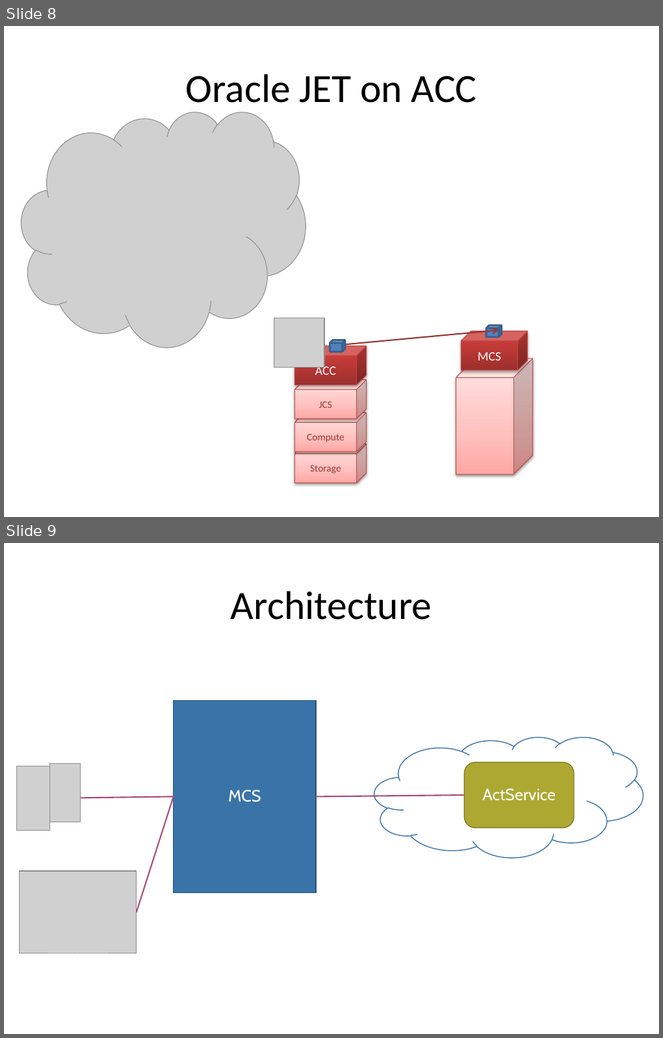
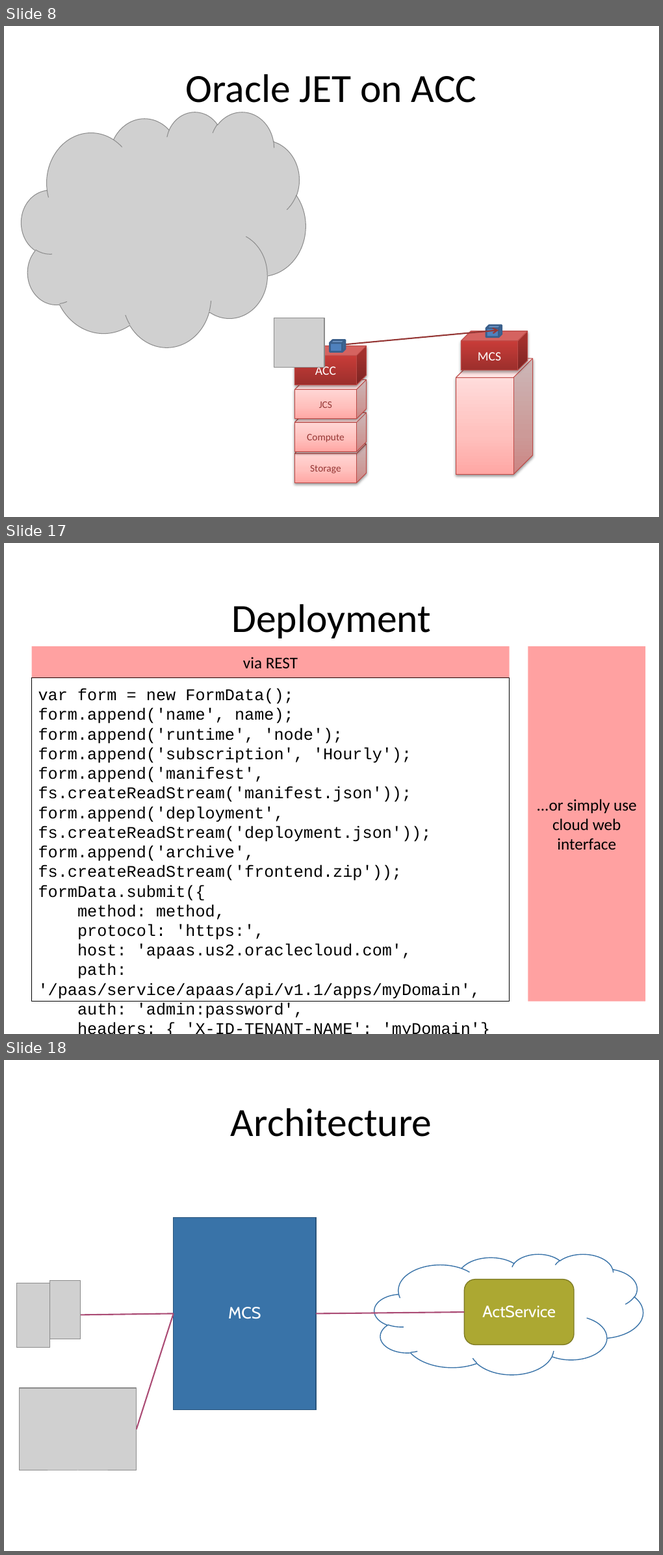
Before and after one commit to lucasjellema/aced-cloud-demo-ofmw2016-valencia, a slide deck: soaring-through-the-clouds-ofmw-forum2016-valencia-demo.pptx. Shown one above the other, each under a label of ours: slides 8 and 9 before the commit, slides 8, 17 and 18 after it; the slides between them are not shown. The pictures are 663x1038 and 663x1555 pixels, drawn with LibreOffice and Linux fonts; fonts in the diff are those of the drawing; grey boxes stand for pictures. Boxes give left, top, right and bottom in pixels: in the first picture for what was removed or moved away, otherwise in the second. Text is boxed around its words. In the diff, an @@ line names an element or a change of style, - is before the commit and + after.

```diff
--- a/soaring-through-the-clouds-ofmw-forum2016-valencia-demo.pptx
+++ b/soaring-through-the-clouds-ofmw-forum2016-valencia-demo.pptx
@@ slide 17 added at (4, 543, 659, 1034), background #FFFFFF @@
@@ title added at (232, 604, 431, 639), 44 pt, text #000000 @@
+Deployment
@@ rectangle added at (31, 646, 509, 678), fill #FF0000 at 37% opacity, 18 pt, text #000000 @@
+via REST
@@ rectangle added at (528, 646, 646, 1002), fill #FF0000 at 37% opacity, 18 pt, text #000000 @@
+...or simply use cloud web interface
@@ rectangle added at (31, 678, 509, 1002), outline #000000 0.75 pt, 18 pt, text #000000 @@
+var form = new FormData();
+form.append('name', name);
+form.append('runtime', 'node');
+form.append('subscription', 'Hourly');
+form.append('manifest', fs.createReadStream('manifest.json'));
+form.append('deployment', fs.createReadStream('deployment.json'));
+form.append('archive', fs.createReadStream('frontend.zip'));
+formData.submit({
+method: method,
+protocol: 'https:',
+host: 'apaas.us2.oraclecloud.com',
+path: '/paas/service/apaas/api/v1.1/apps/myDomain',
+auth: 'admin:password',
+headers: { 'X-ID-TENANT-NAME': 'myDomain'}
+});
@@ what was slide 9 is now slide 18 @@
```
Also in this commit, not shown: 9 other slides added.
